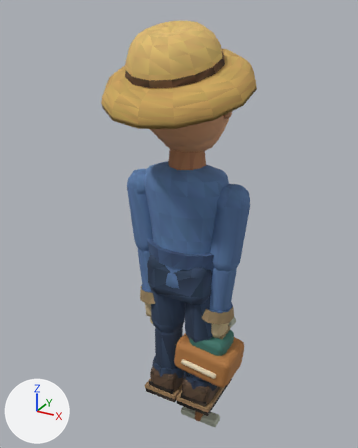
The glTF model examples/harvest-frontier/exports/npc/player-farmhand.m1.glb, before and after one commit.
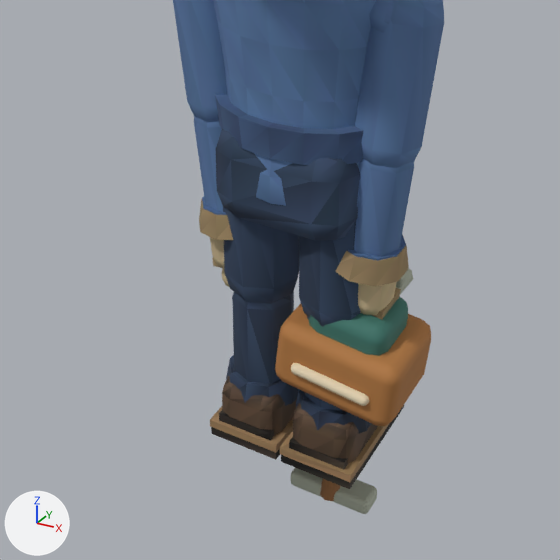
Each version appears first whole from a 50 mm lens placed at (1.276, -2.405, 2.297), pointed at (-0.045, -0.004, 1.097), and next in a close-up on the part from 14% to 84% of the width and 44% to 100% of the height. The axes (+X, +Y, +Z) are drawn at lower left. The lights are the same throughout. The last two pictures show the newer version. Where no turn or scale is listed for an object, it has been applied to the vertices.

The first close-up shows 'Mesh_17', 'clipboardClip', 'denimJacketTorso', 'fieldJournalClipboard', 'harvestBasket', 'hoeBlade', 'leftShin', 'leftThigh', 'leftUpperArm', 'rightHandMesh', 'rightLowerArm', 'rightShin', 'rightThigh', 'rightUpperArm', 'trouserHips', 'wateringCanBody', 'wateringCanSpout' and 2 more.
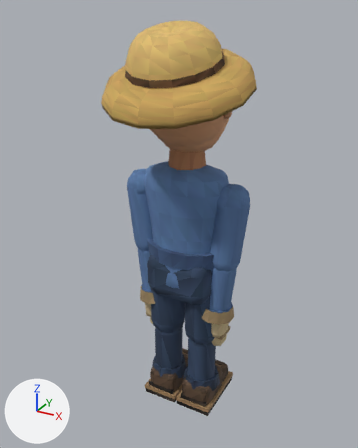
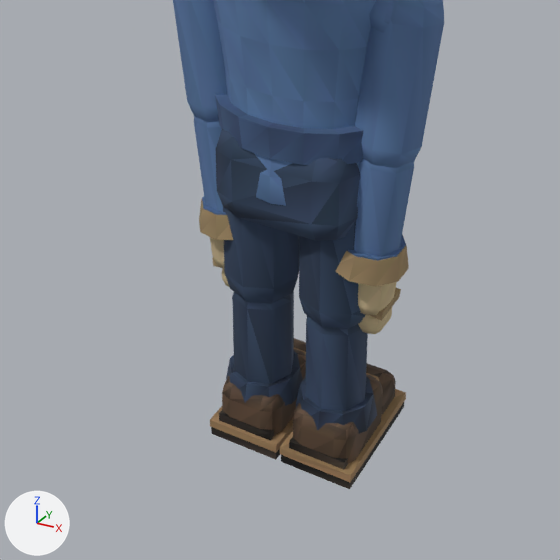
The newer file is also turned or shifted as a whole; pictures and numbers use the older file's frame.

Location of each change, [x1, y1, x2, y2] in pixels of the close-ups (560 x 560 px):
'harvestBasket', deleted (brown): before [275, 304, 431, 426]
'wateringCanBody', deleted (cyan): before [309, 297, 408, 356]
'hoeBlade', deleted: before [291, 468, 377, 514]
'fieldJournalClipboard', deleted (beige): before [291, 363, 369, 406]
'Mesh_17', deleted: before [320, 479, 340, 501]
'wateringCanSpout', deleted (mostly hidden): before [396, 268, 413, 294]
'clipboardClip', deleted: before [396, 272, 407, 288]

The change, as a diff of the scene's bpy script:
```diff
--- a/examples/harvest-frontier/exports/npc/player-farmhand.m1.glb.py
+++ b/examples/harvest-frontier/exports/npc/player-farmhand.m1.glb.py
@@ ob_fieldjournalclipboard @@
-ob_fieldjournalclipboard = bpy.data.objects.new('fieldJournalClipboard', me_mesh_10)
-ob_fieldjournalclipboard.location = (0.173, 0.01, 0.198)
@@ ob_clipboardclip @@
-ob_clipboardclip = bpy.data.objects.new('clipboardClip', me_mesh_11)
-ob_clipboardclip.location = (0.193, 0.19, 0.377)
@@ ob_wateringcanbody @@
-ob_wateringcanbody = bpy.data.objects.new('wateringCanBody', me_mesh_12)
-ob_wateringcanbody.location = (0.182, 0.01, 0.278)
@@ ob_wateringcanspout @@
-ob_wateringcanspout = bpy.data.objects.new('wateringCanSpout', me_mesh_14)
-ob_wateringcanspout.location = (0.182, 0.21, 0.278)
@@ ob_harvestbasket @@
-ob_harvestbasket = bpy.data.objects.new('harvestBasket', me_mesh_15)
-ob_harvestbasket.location = (0.174, 0.01, 0.208)
@@ ob_mesh_17 @@
-ob_mesh_17 = bpy.data.objects.new('Mesh_17', me_mesh_17)
-ob_mesh_17.location = (0.155, 0.01, 0.049)
@@ ob_hoeblade @@
-ob_hoeblade = bpy.data.objects.new('hoeBlade', me_mesh_18)
-ob_hoeblade.location = (0.107, 0.035, -0.368)
```
